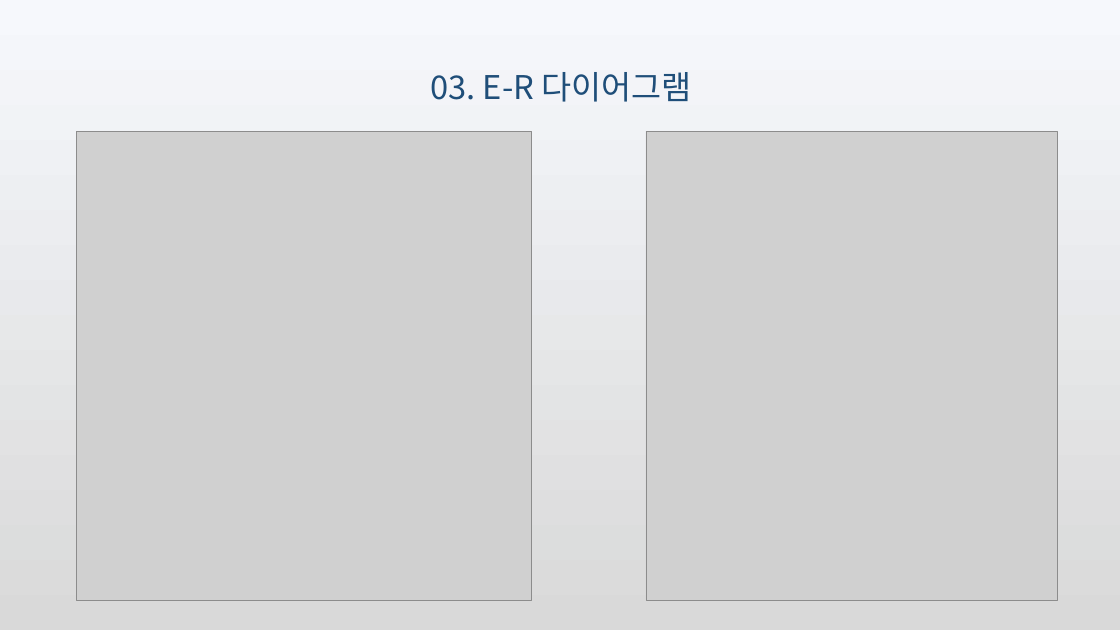
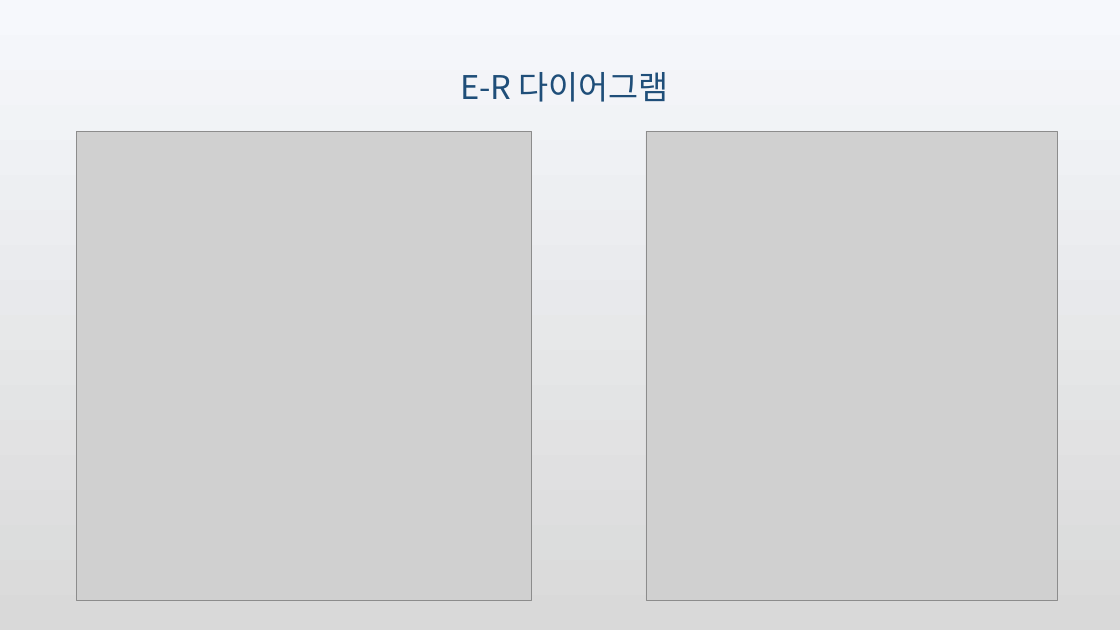
Before and after one commit to eugyeong/db202002, a slide deck: slide 4 of 텀프로젝트/텀프로젝트_최종/텀프로젝트_발표_2017112085_이유경.pptx. Drawn at 1120x630 pixels with LibreOffice and Linux fonts; fonts in the diff are those of the drawing; grey boxes stand for pictures. Boxes give left, top, right and bottom in pixels: in the first picture for what was removed or moved away, otherwise in the second. Text is boxed around its words. In the diff, an @@ line names an element or a change of style, - is before the commit and + after.

```diff
--- a/텀프로젝트/텀프로젝트_최종/텀프로젝트_발표_2017112085_이유경.pptx
+++ b/텀프로젝트/텀프로젝트_최종/텀프로젝트_발표_2017112085_이유경.pptx
@@ text at bbox=[460, 72, 669, 102]: text changed @@
-03. E-R 다이어그램
+E-R 다이어그램
```
Also in this commit, not shown: 2 other slides changed, 1 slide added.
